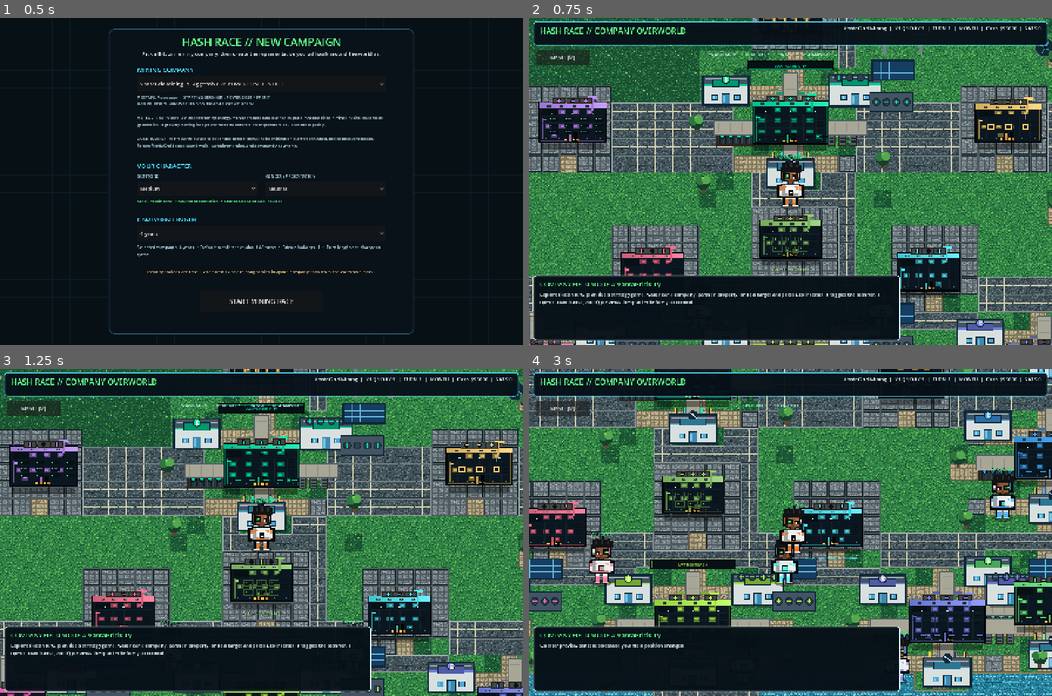
Above: before the commit, frames 1-4 (two rows, left to right).
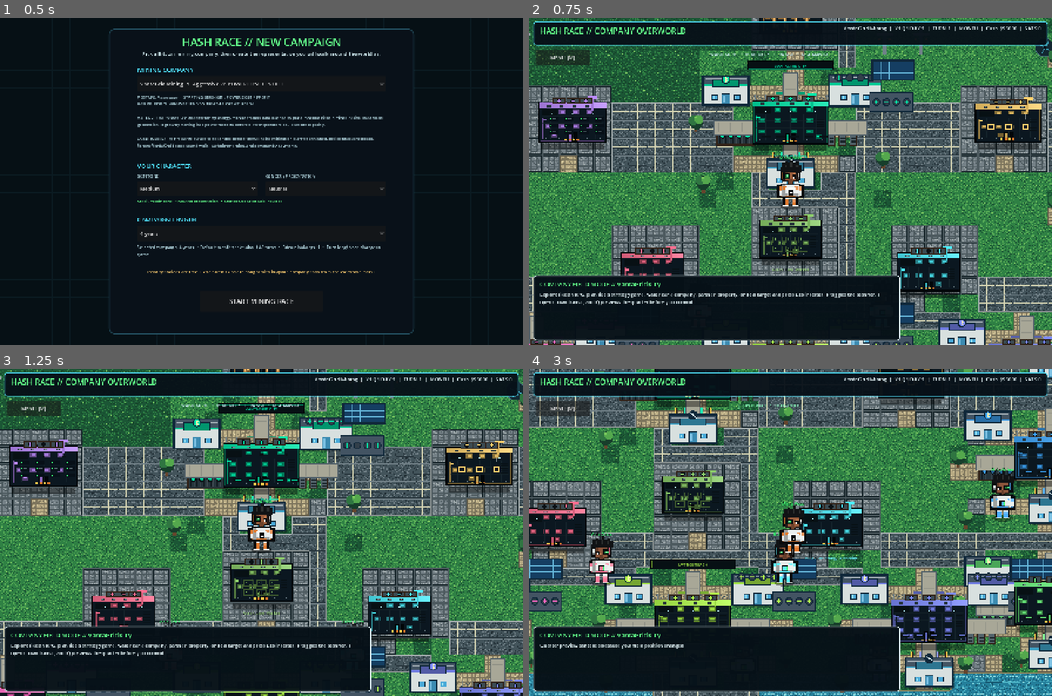
Above: after the commit, the same moments.

Repository: 1freetech/HashRace
Game: Godot game, scene res://scenes/campaign_setup.tscn
Two runs of this game, one before a commit and one after it. Both use one fixed random seed, a clock stepped at 60 frames per second and the inputs below.
Inputs (mouse positions are in pixels of both pictures, inside the frame that each line leads up to):
- Up to frame 1 (0.5 s): no input
- Up to frame 2 (0.75 s): click "START MINING RACE" at 0.5 s
- Up to frame 3 (1.25 s): no input
- Up to frame 4 (3 s): tap Enter at 1.25, 2.1 s; move the mouse to (905, 516) at 1.27 s; hold D 1.28-2.03 s; tap E at 1.35 s; click (905, 516) at 1.42 s; tap Space at 1.52, 2.27 s; move the mouse to (685, 548) at 2.02 s; hold S 2.03-2.78 s; move the mouse to (842, 460) at 2.77 s; hold D from 2.78 s (still down); tap Q at 2.85 s

Frame 1 is identical in both runs. In frame 2, 1.6% of the frame differs, in the area x 75-100%, y 84-100%; in frame 3, 1.8%; in frame 4, 6.6%, in the area x 57-100%, y 55-99%.

Commit message:
v0.053 finish clean-layout spacing correction

Diff:
--- a/Godot/scripts/building_placer.gd
+++ b/Godot/scripts/building_placer.gd
@@ -34,7 +34,7 @@
     Vector2(2490.0, 1600.0),
     Vector2(800.0, 1650.0),
     Vector2(1500.0, 1650.0),
-    Vector2(2200.0, 1650.0)
+    Vector2(2150.0, 1650.0)
 ]
 
 static func desired_position(entity: Dictionary) -> Vector2:
